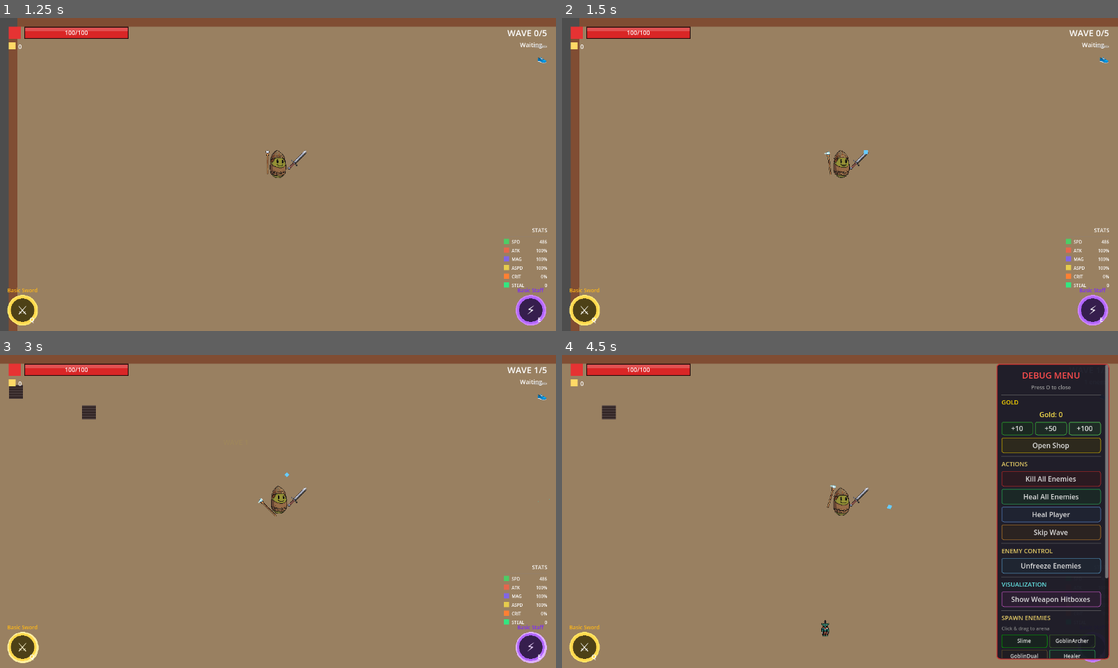
Above: before the commit, frames 1-4 (two rows, left to right).
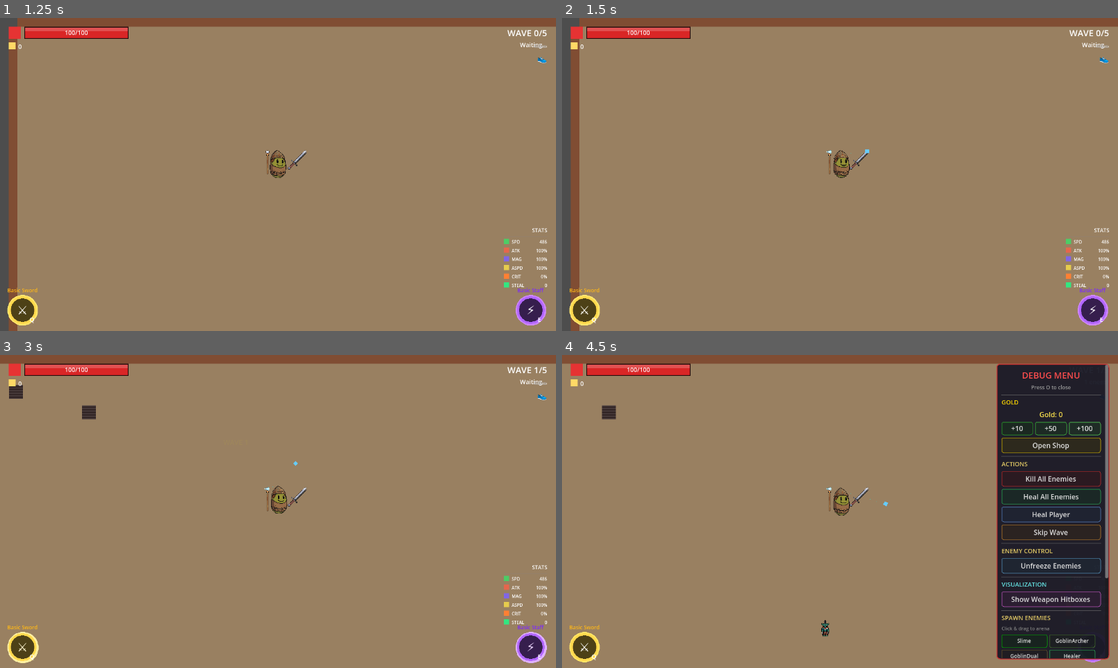
Above: after the commit, the same moments.

Repository: Azgr9/chaos
Game: Godot game, scene res://Scenes/Main/Base.tscn
Same seed, same stepped clock (60 frames per second), same inputs: the game is played once before the commit and once after it.
Inputs (mouse positions are in pixels of both pictures, inside the frame that each line leads up to):
- Up to frame 1 (1.25 s): click "⚔️ ENTER ARENA ⚔️" at 0.5 s
- Up to frame 2 (1.5 s): tap Enter at 1.25 s; move the mouse to (962, 158) at 1.27 s; hold D (move_right) from 1.28 s (still down); hold Right mouse button (magic_attack) from 1.28 s (still down); click (962, 158) at 1.42 s
- Up to frame 3 (3 s): release D (move_right) at 2 s; release Right mouse button (magic_attack) at 2 s; drag from (166, 527) to (294, 502) at 2.02 s; move the mouse to (333, 442) at 2.77 s; hold D (move_right) from 2.78 s (still down); hold Right mouse button (magic_attack) from 2.78 s (still down)
- Up to frame 4 (4.5 s): release D (move_right) at 3.5 s; release Right mouse button (magic_attack) at 3.5 s; drag from (812, 574) to (623, 411) at 3.52 s; move the mouse to (1006, 558) at 4.27 s; hold A (move_left) from 4.28 s (still down); hold Right mouse button (magic_attack) from 4.28 s (still down); tap O at 4.35 s

Frame 1 is identical in both runs. In frame 2, less than 0.1% of the frame differs, in the area x 47-56%, y 42-51%; in frame 3, less than 0.1%, in the area x 46-99%, y 33-52%; in frame 4, less than 0.1%.

Commit message:
staff fix

Diff:
--- a/Scripts/Player/Player.gd
+++ b/Scripts/Player/Player.gd
@@ -268,10 +268,8 @@
 	# During attack, face mouse direction
 	if is_attacking:
 		facing_direction = to_mouse
-		# Only rotate staff pivot during magic attacks - melee weapon handles its own animation
-		if is_magic_attacking:
-			var target_angle = facing_direction.angle()
-			staff_pivot.rotation = clamp(target_angle, -PI/4, PI/4)
+		# Staff pivot rotation is NOT modified - only scale.x flip is used
+		# This keeps projectile spawn calculations correct
 		# Don't touch weapon_pivot during melee attack - animation handles direction
 	# While moving, face movement direction
 	elif is_moving:
@@ -306,14 +304,14 @@
 		# Return weapon to side position when not attacking (adjusted for new character)
 		weapon_holder.position = Vector2(50, 10)
 
-	# Staff pivot always follows facing direction
+	# Staff pivot always follows facing direction (only scale flip, never rotation)
 	if facing_direction.x < 0:
 		staff_pivot.scale.x = -1
 	else:
 		staff_pivot.scale.x = 1
 
-	if not is_magic_attacking:
-		staff_pivot.rotation = 0
+	# Always keep rotation at 0 - only use scale.x for flipping
+	staff_pivot.rotation = 0
 
 func update_animation():
 	# Keep visuals_pivot scale fixed for crisp pixels
@@ -420,7 +418,8 @@
 
 		# Face the attack direction
 		facing_direction = attack_direction
-		staff_pivot.rotation = attack_direction.angle()
+		# Staff pivot uses only scale.x flip, no rotation
+		# This keeps projectile spawn position correct
 
 		# Perform the STAFF attack
 		current_staff.attack(attack_direction, stats.magic_damage_multiplier)
--- a/Scripts/Weapons/MagicWeapon.gd
+++ b/Scripts/Weapons/MagicWeapon.gd
@@ -17,7 +17,7 @@
 @export_group("Weapon Stats")
 @export var projectile_scene: PackedScene
 @export var attack_cooldown: float = 0.3
-@export var projectile_spread: float = 5.0  # Degrees of random spread
+@export var projectile_spread: float = 0.0  # Degrees of random spread (0 = no spread)
 @export var multi_shot: int = 1
 @export var damage: float = 10.0
 @export var damage_type: DamageTypes.Type = DamageTypes.Type.PHYSICAL
@@ -148,6 +148,7 @@
 	_update_skill_cooldown(delta)
 	_update_cast_trail()
 	_update_walk_animation(delta)
+	_correct_projectile_spawn()
 	_weapon_process(delta)
 
 # ============================================
@@ -683,3 +684,11 @@
 	# Reset to base state
 	sprite.position = _base_sprite_position
 	sprite.rotation = _base_sprite_rotation
+
+# ============================================
+# PROJECTILE SPAWN CORRECTION
+# ============================================
+func _correct_projectile_spawn():
+	# No correction needed - staff pivot only uses scale.x flip, no rotation
+	# This keeps projectile_spawn.global_position calculations correct
+	pass
--- a/Scripts/Weapons/MeleeWeapon.gd
+++ b/Scripts/Weapons/MeleeWeapon.gd
@@ -136,6 +136,10 @@
 var _last_player_pos: Vector2 = Vector2.ZERO
 var _is_player_moving: bool = false
 
+# Sprite flip correction state
+var _last_flip_state: bool = false
+var _flip_initialized: bool = false
+
 # ============================================
 # SIGNALS
 # ============================================
@@ -193,6 +197,7 @@
 	_scan_cone_hitbox()  # Active cone scanning each frame when attacking
 	_update_swing_trail()  # Update weapon trail
 	_update_walk_animation(delta)  # Weapon bob/sway while walking
+	_correct_sprite_flip()  # Fix sprite orientation when pivot is flipped
 	_weapon_process(delta)
 
 # ============================================
@@ -1037,3 +1042,33 @@
 	_active_trail.clear_points()
 	for point in _trail_points:
 		_active_trail.add_point(point)
+
+# ============================================
+# SPRITE FLIP CORRECTION
+# ============================================
+func _correct_sprite_flip():
+	if not pivot:
+		return
+
+	# Find WeaponPivot - hierarchy is: Player -> WeaponPivot -> WeaponHolder -> BasicSword
+	var weapon_pivot: Node2D = null
+	var current = get_parent()
+	while current:
+		if current.name == "WeaponPivot":
+			weapon_pivot = current
+			break
+		current = current.get_parent()
+
+	if not weapon_pivot:
+		return
+
+	var is_flipped = weapon_pivot.scale.x < 0
+
+	# Only update when flip state changes
+	if is_flipped != _last_flip_state:
+		_last_flip_state = is_flipped
+
+		# Find all Sprite2D children in pivot and flip them
+		for child in pivot.get_children():
+			if child is Sprite2D:
+				child.flip_h = is_flipped
